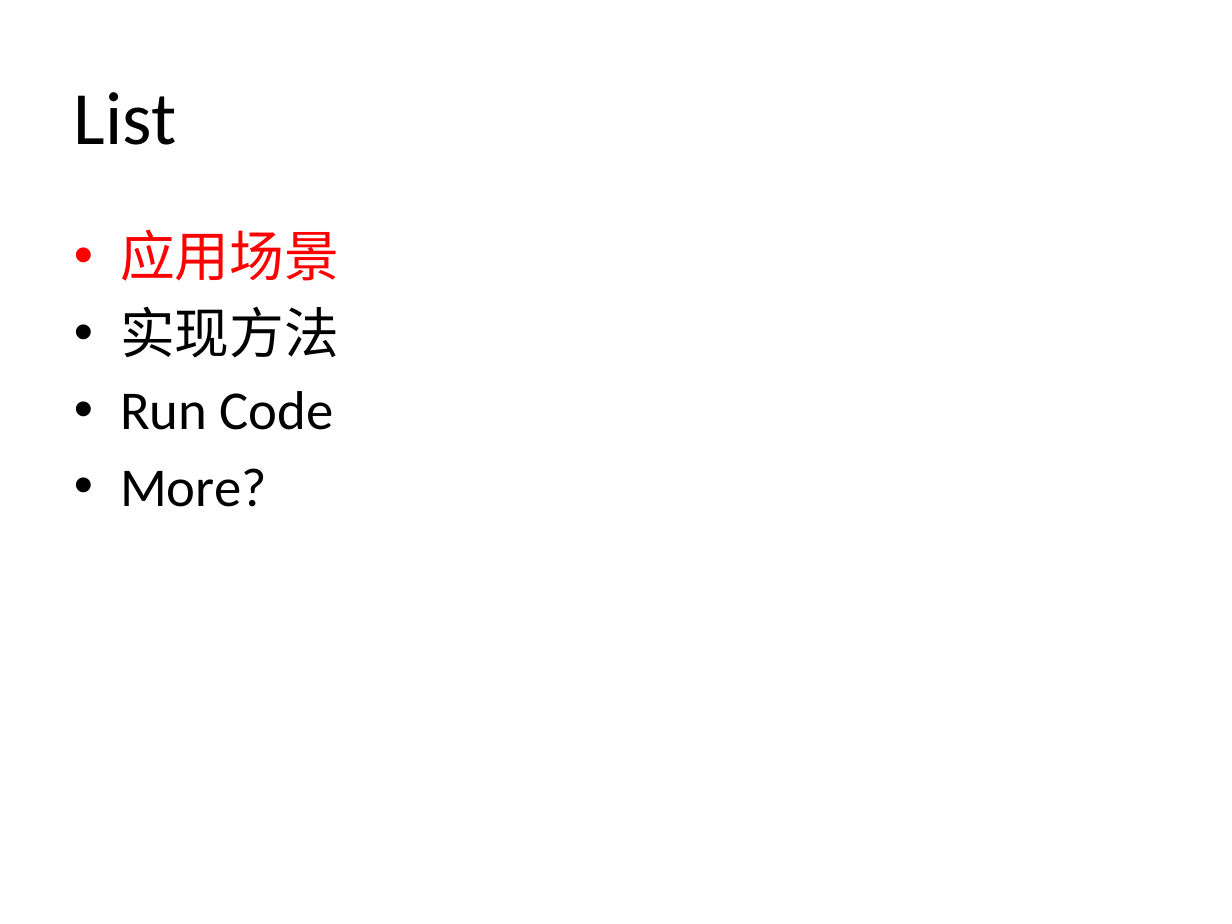
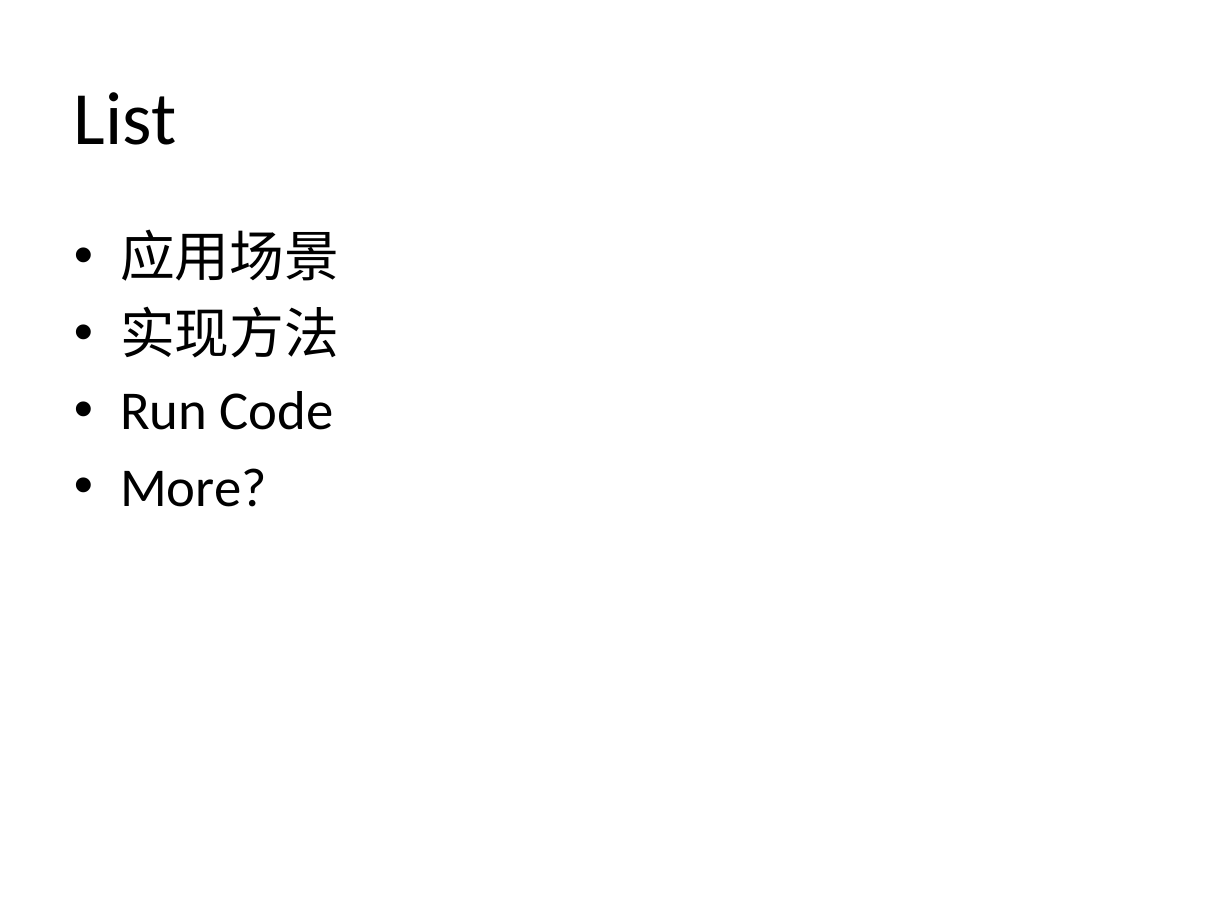
Before and after one commit to gastonwu/cgithub, a slide deck: slide 2 of _release/bitmap/BitMap介绍&应用.pptx. Drawn at 1232x924 pixels with LibreOffice and Linux fonts; fonts in the diff are those of the drawing. Boxes give left, top, right and bottom in pixels: in the first picture for what was removed or moved away, otherwise in the second. Text is boxed around its words. In the diff, an @@ line names an element or a change of style, - is before the commit and + after.

```diff
--- a/_release/bitmap/BitMap介绍&应用.pptx
+++ b/_release/bitmap/BitMap介绍&应用.pptx
@@ text at box(120, 229, 339, 281): text colour #FF0000 to #000000 in "应用场景" @@
```
Also in this commit, not shown: 3 other slides changed, 4 slides added, 1 slide removed, 5 other files.
